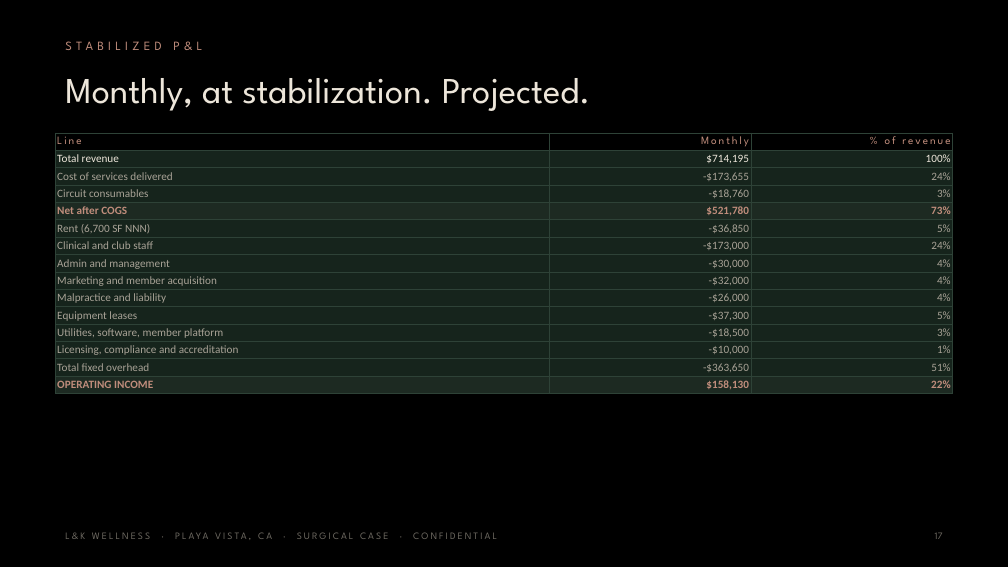
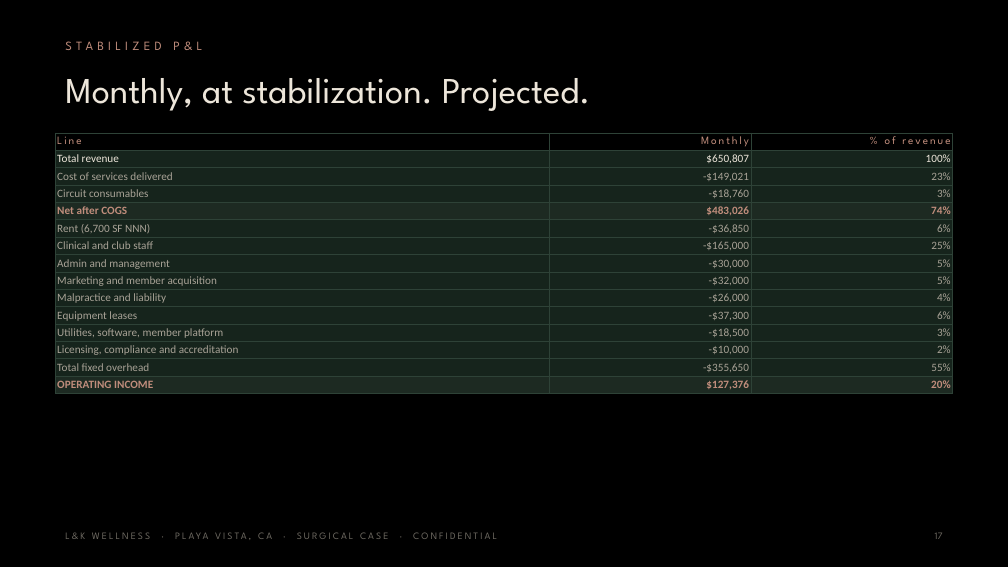
Before and after one commit to apexalpha811/lkwellness_OR, a slide deck: slide 17 of L-K-Wellness-Surgical-5.55M.pptx. Drawn at 1008x567 pixels with LibreOffice and Linux fonts; fonts in the diff are those of the drawing. Boxes give left, top, right and bottom in pixels: in the first picture for what was removed or moved away, otherwise in the second. Text is boxed around its words. In the diff, an @@ line names an element or a change of style, - is before the commit and + after.

```diff
--- a/L-K-Wellness-Surgical-5.55M.pptx
+++ b/L-K-Wellness-Surgical-5.55M.pptx
@@ table at box(55, 133, 953, 393) @@
-row 2, column 2: $714,195
+row 2, column 2: $650,807
-row 3, column 2: -$173,655
+row 3, column 2: -$149,021
-row 3, column 3: 24%
+row 3, column 3: 23%
-row 5, column 2: $521,780
+row 5, column 2: $483,026
-row 5, column 3: 73%
+row 5, column 3: 74%
-row 6, column 3: 5%
+row 6, column 3: 6%
-row 7, column 2: -$173,000
+row 7, column 2: -$165,000
-row 7, column 3: 24%
+row 7, column 3: 25%
-row 8, column 3: 4%
+row 8, column 3: 5%
-row 9, column 3: 4%
+row 9, column 3: 5%
-row 11, column 3: 5%
+row 11, column 3: 6%
-row 13, column 3: 1%
+row 13, column 3: 2%
-row 14, column 2: -$363,650
+row 14, column 2: -$355,650
-row 14, column 3: 51%
+row 14, column 3: 55%
-row 15, column 2: $158,130
+row 15, column 2: $127,376
-row 15, column 3: 22%
+row 15, column 3: 20%
```
Also in this commit, not shown: 14 other slides changed, 4 other files.
